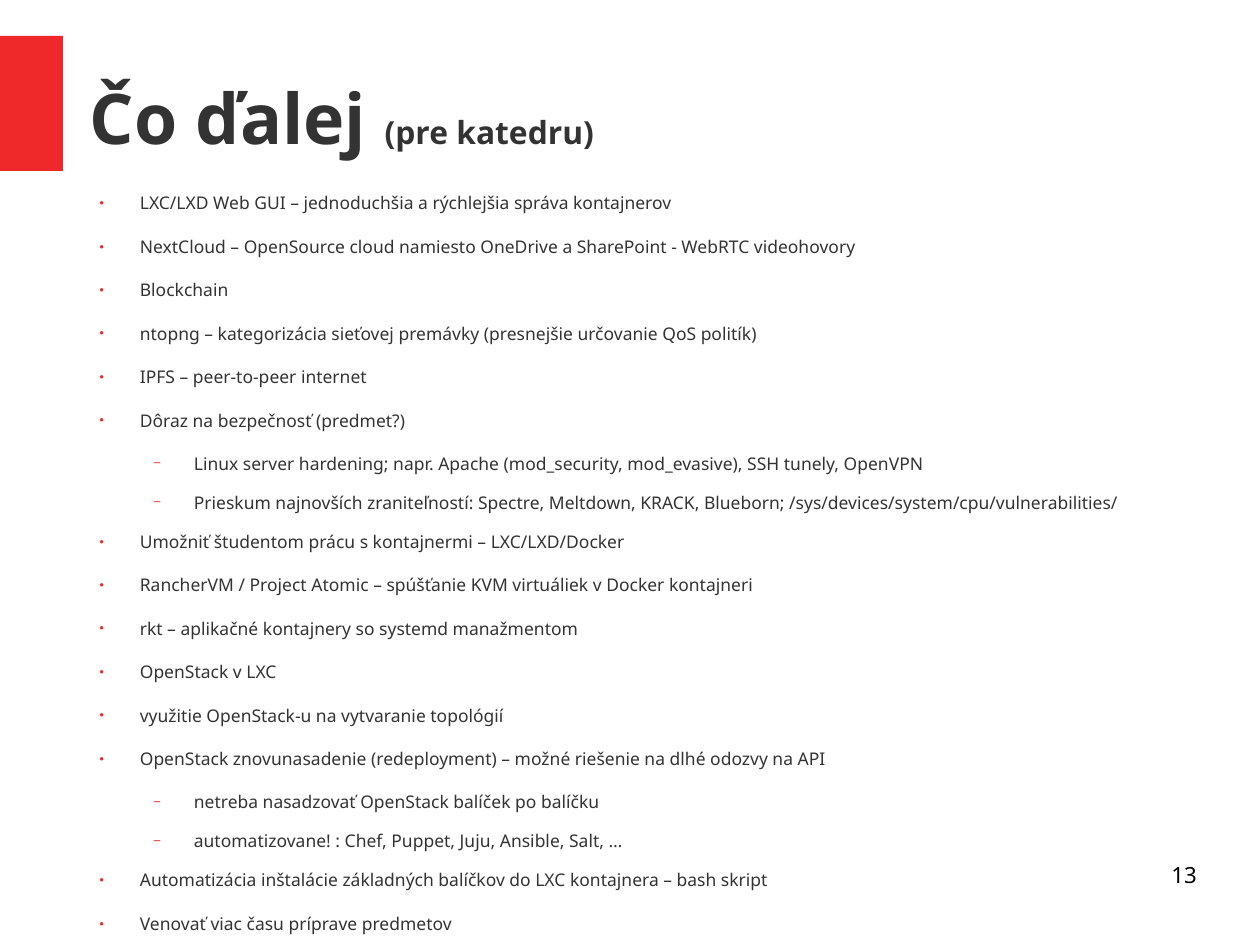
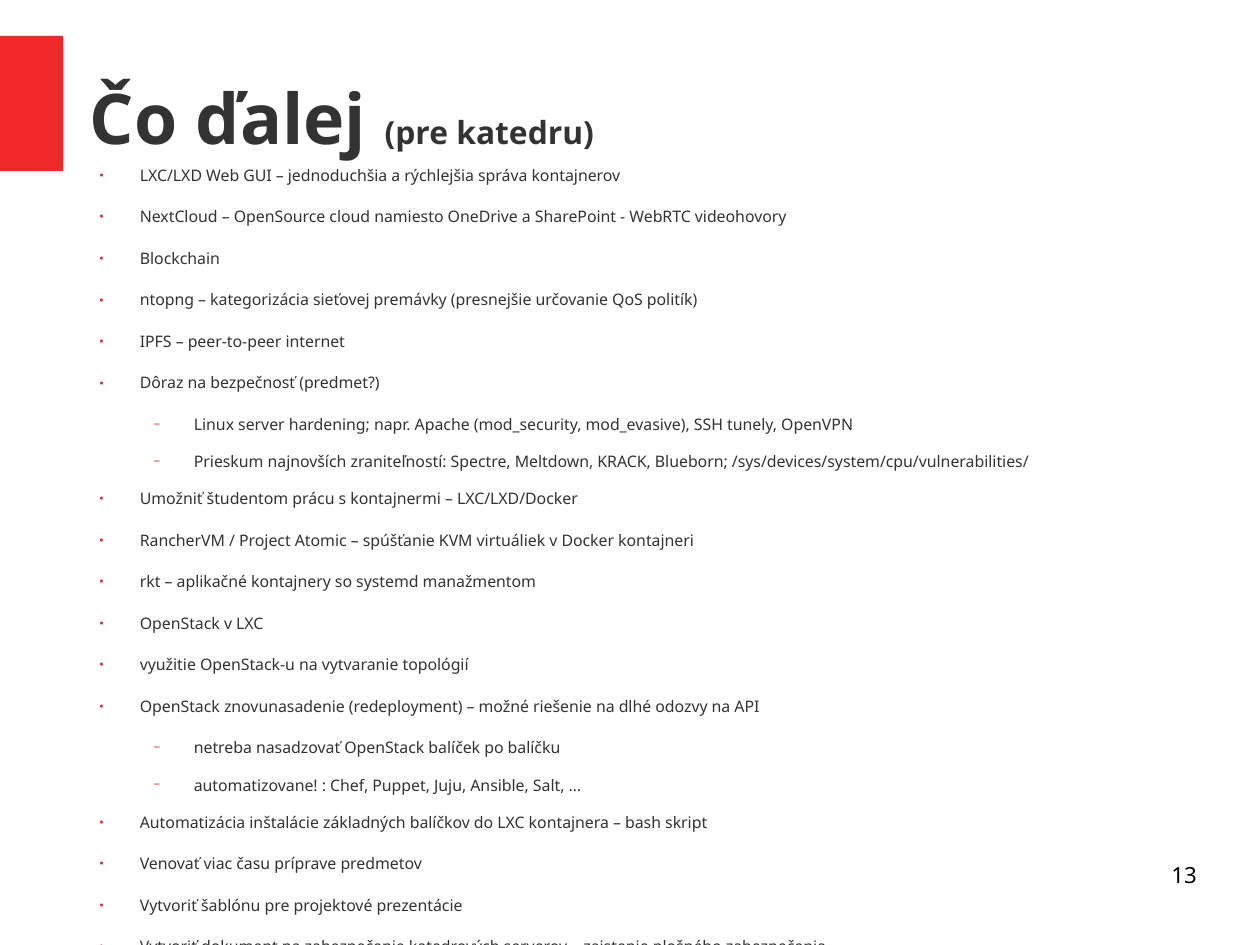
Before and after one commit to kyberdrb/Ing_Projekt-Virtualne_sietove_laboratoria, a slide deck: slide 13 of sisila_panel_story_prezentacia.odp. Drawn at 1260x945 pixels with LibreOffice and Linux fonts; fonts in the diff are those of the drawing. Boxes give left, top, right and bottom in pixels: in the first picture for what was removed or moved away, otherwise in the second. Text is boxed around its words. In the diff, an @@ line names an element or a change of style, - is before the commit and + after.

```diff
--- a/sisila_panel_story_prezentacia.odp
+++ b/sisila_panel_story_prezentacia.odp
@@ text "LXC/LXD Web GUI – jednoduchšia ...": place and size @@
-text "LXC/LXD Web GUI – jednoduchšia ..." at (140,195,1117,934)
+text "LXC/LXD Web GUI – jednoduchšia ..." at (140,169,1029,915)
@@ text at (140,169,1029,873): size 11 to 10 pt in "LXC/LXD Web GUI – jednoduchšia a rýchlejšia ...", "NextCloud – OpenSource cloud namiesto OneDrive a ...", "Blockchain", "ntopng – kategorizácia sieťovej premávky (presnejšie určovan ..." and 14 more places @@
@@ text at (140,899,463,915): paragraphs added @@
+● Vytvoriť šablónu pre projektové prezentácie
+● Vytvoriť dokument na zabezpečenie katedrových serverov – zaistenie plošného zabezpečenia
```
Also in this commit, not shown: 1 other file.
